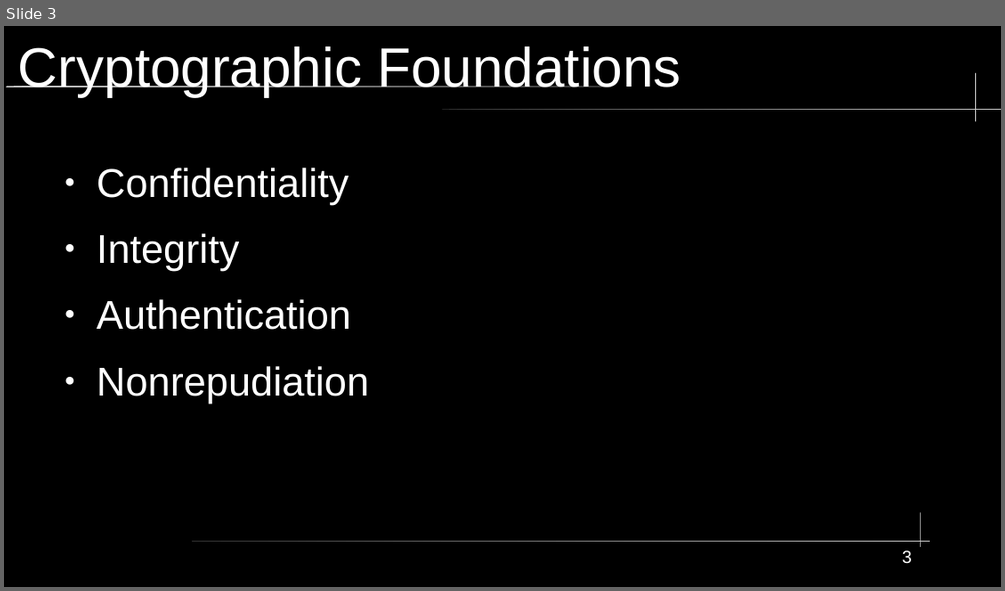
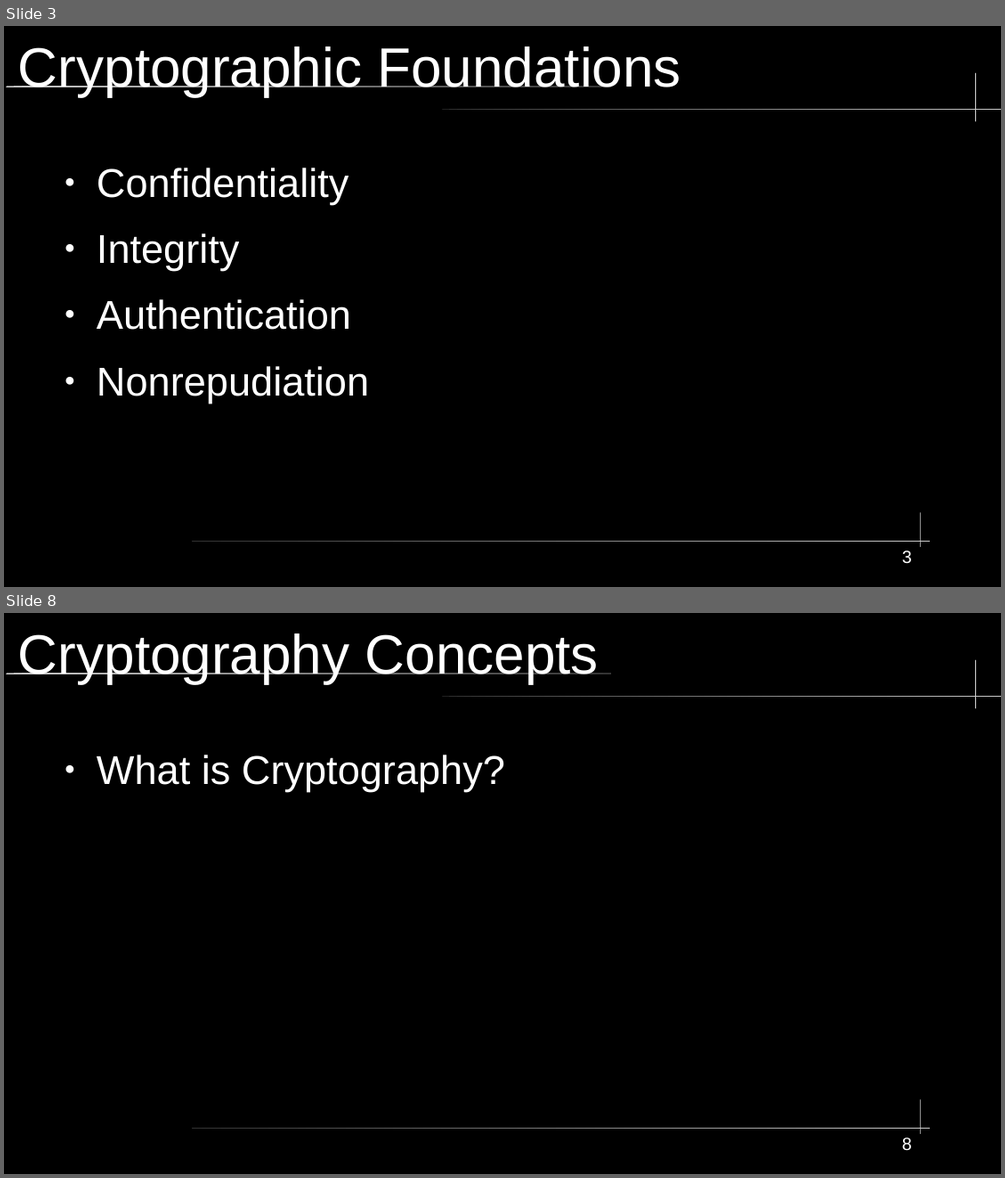
Before and after one commit to City-Colleges-of-Chicago-Cybersecurity/COMPSFI-214, a slide deck: 2026/Spring/powerpoints/Chapter-06-Cryptography-and-Symmetric-Key-Algorithms.odp. Shown one above the other, each under a label of ours: slide 3 before the commit, slides 3 and 8 after it; the slides between them are not shown. The pictures are 1005x591 and 1005x1178 pixels, drawn with LibreOffice and Linux fonts; fonts in the diff are those of the drawing. Boxes give left, top, right and bottom in pixels: in the first picture for what was removed or moved away, otherwise in the second. Text is boxed around its words. In the diff, an @@ line names an element or a change of style, - is before the commit and + after.

```diff
--- a/2026/Spring/powerpoints/Chapter-06-Cryptography-and-Symmetric-Key-Algorithms.odp
+++ b/2026/Spring/powerpoints/Chapter-06-Cryptography-and-Symmetric-Key-Algorithms.odp
@@ slide 8 added at bbox=[4, 613, 1001, 1174], background #000000; not listed: 5 template elements that a slide beside it also shows @@
@@ title added at bbox=[18, 633, 599, 684], 44 pt, text #FFFFFF @@
+Cryptography Concepts
@@ text added at bbox=[97, 755, 505, 792], 32 pt, text #FFFFFF @@
+● What is Cryptography?
@@ page number added at bbox=[902, 1137, 912, 1151], 14 pt, text #FFFFFF @@
+8
```
Also in this commit, not shown: 8 other slides added.
